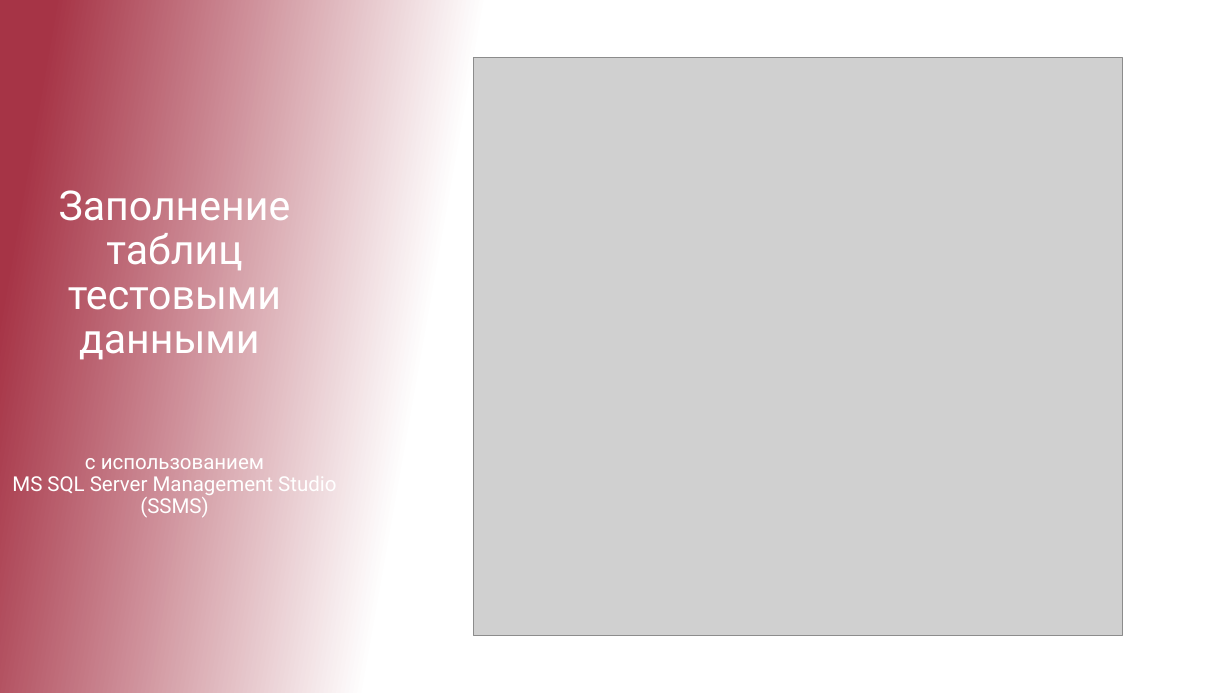
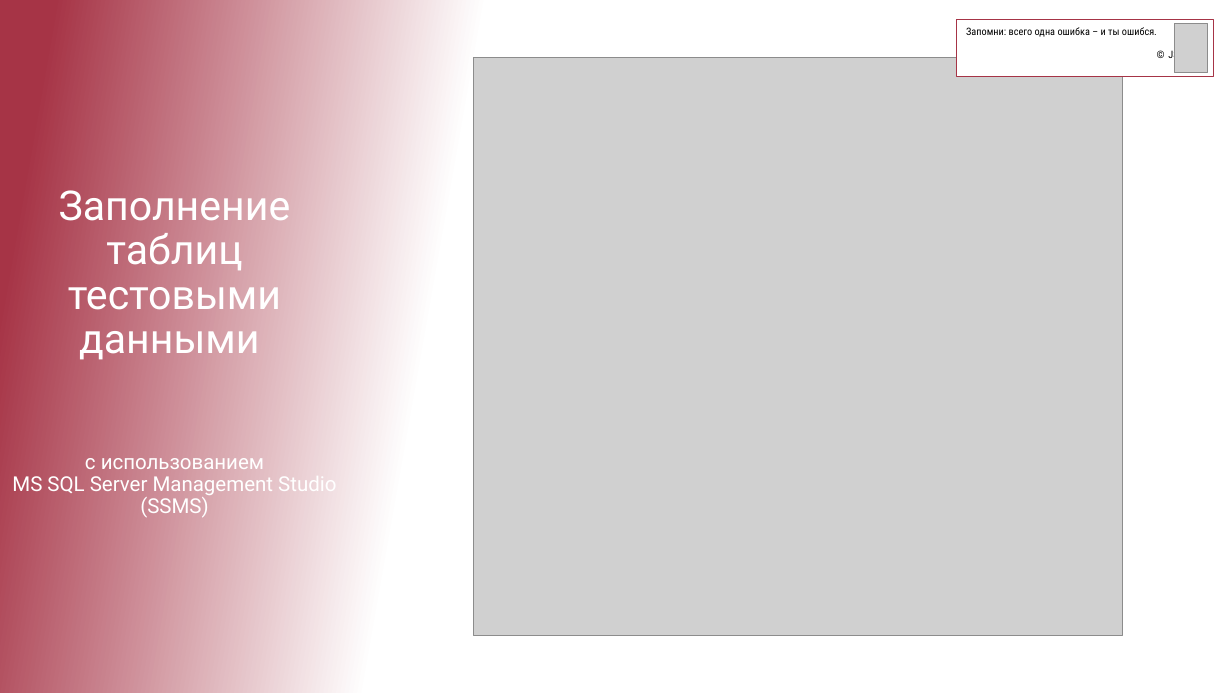
Before and after one commit to TMS-BI21-onl/Uladzimir.Barysau, a slide deck: slide 7 of Project/Online-shop_дипломный проект.pptx. Drawn at 1232x693 pixels with LibreOffice and Linux fonts; fonts in the diff are those of the drawing; grey boxes stand for pictures. Boxes give left, top, right and bottom in pixels: in the first picture for what was removed or moved away, otherwise in the second. Text is boxed around its words. In the diff, an @@ line names an element or a change of style, - is before the commit and + after.

```diff
--- a/Project/Online-shop_дипломный проект.pptx
+++ b/Project/Online-shop_дипломный проект.pptx
@@ rectangle added at (x1=958, y1=19, x2=1214, y2=76), fill #FFFFFF, outline #A63446 0.85 pt, 8 pt, text #000000 @@
+Запомни: всего одна ошибка – и ты ошибся.
+© JS
@@ picture added at (x1=1175, y1=23, x2=1208, y2=73) @@
```
Also in this commit, not shown: 4 other slides changed.
